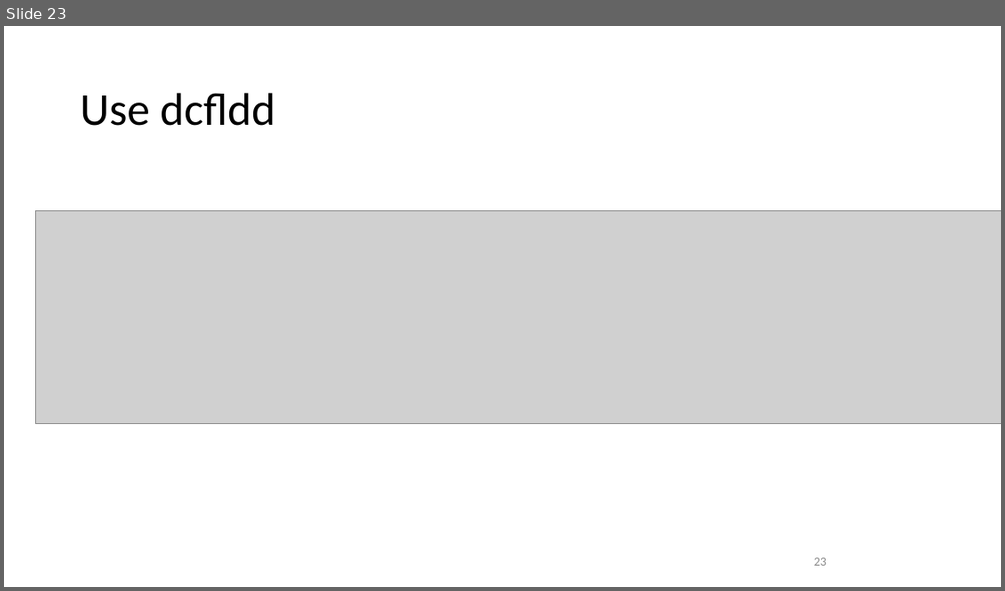
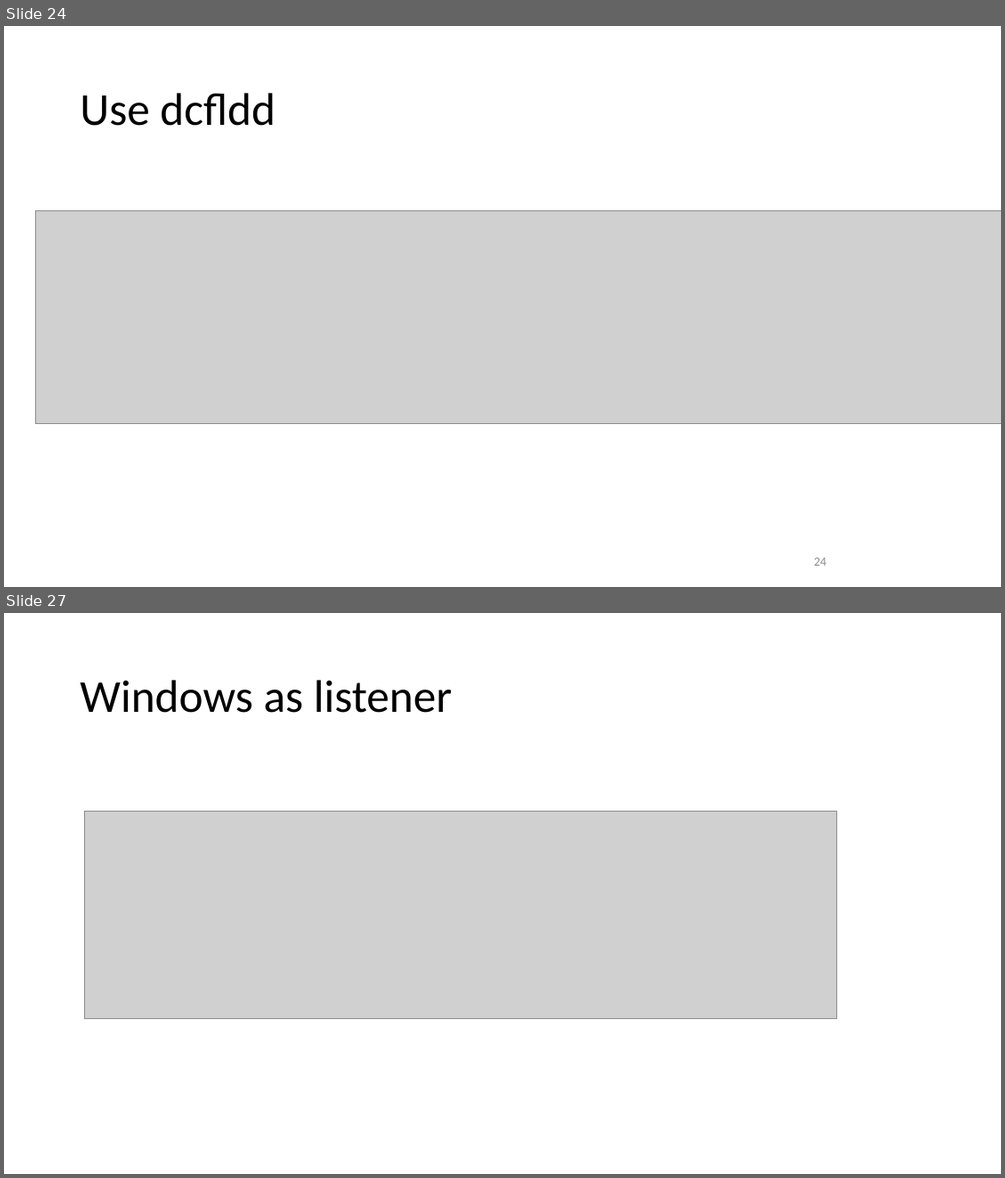
Before and after one commit to frankwxu/digital-forensics-lab, a slide deck: Basic_Computer_Skills_for_Forensics/7_USB_Image_Acquisition.pptx. Shown one above the other, each under a label of ours: slide 23 before the commit, slides 24 and 27 after it; the slides between them are not shown. The pictures are 1005x591 and 1005x1178 pixels, drawn with LibreOffice and Linux fonts; fonts in the diff are those of the drawing; grey boxes stand for pictures; background and template pictures are left out. Boxes give left, top, right and bottom in pixels: in the first picture for what was removed or moved away, otherwise in the second. Text is boxed around its words. In the diff, an @@ line names an element or a change of style, - is before the commit and + after.

```diff
--- a/Basic_Computer_Skills_for_Forensics/7_USB_Image_Acquisition.pptx
+++ b/Basic_Computer_Skills_for_Forensics/7_USB_Image_Acquisition.pptx
@@ slide 27 added at box(4, 613, 1001, 1174), background #FFFFFF @@
@@ title added at box(80, 680, 453, 713), 44 pt, text #000000 @@
+Windows as listener
@@ picture added at box(84, 811, 836, 1018) @@
@@ what was slide 23 is now slide 24 @@
@@ page number at box(814, 557, 826, 565): text changed @@
-23
+24
```
Also in this commit, not shown: 5 other slides added.
